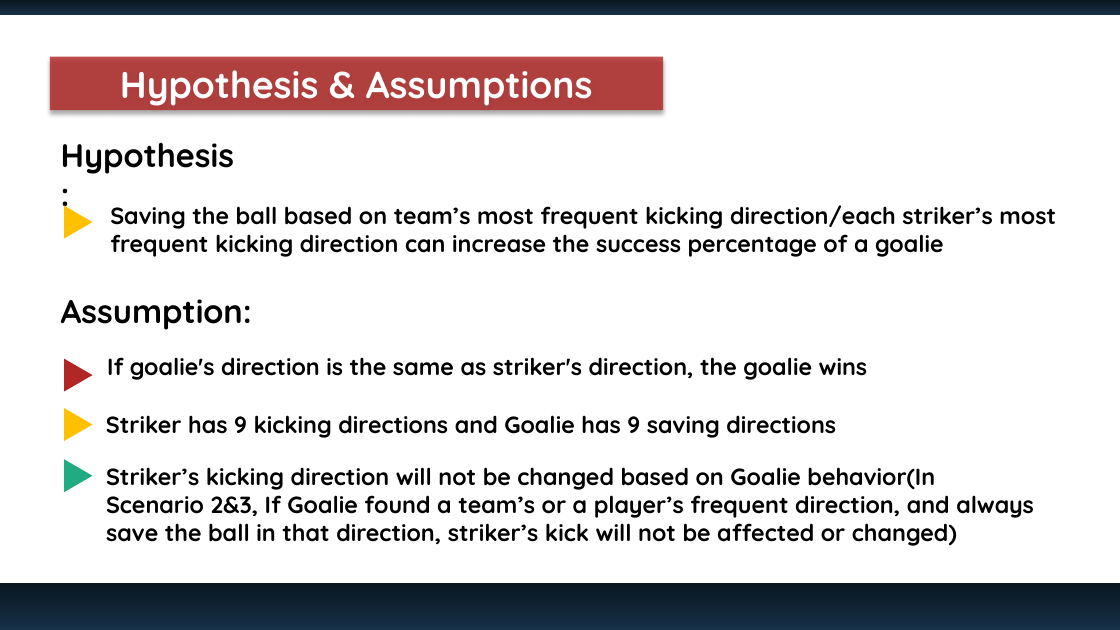
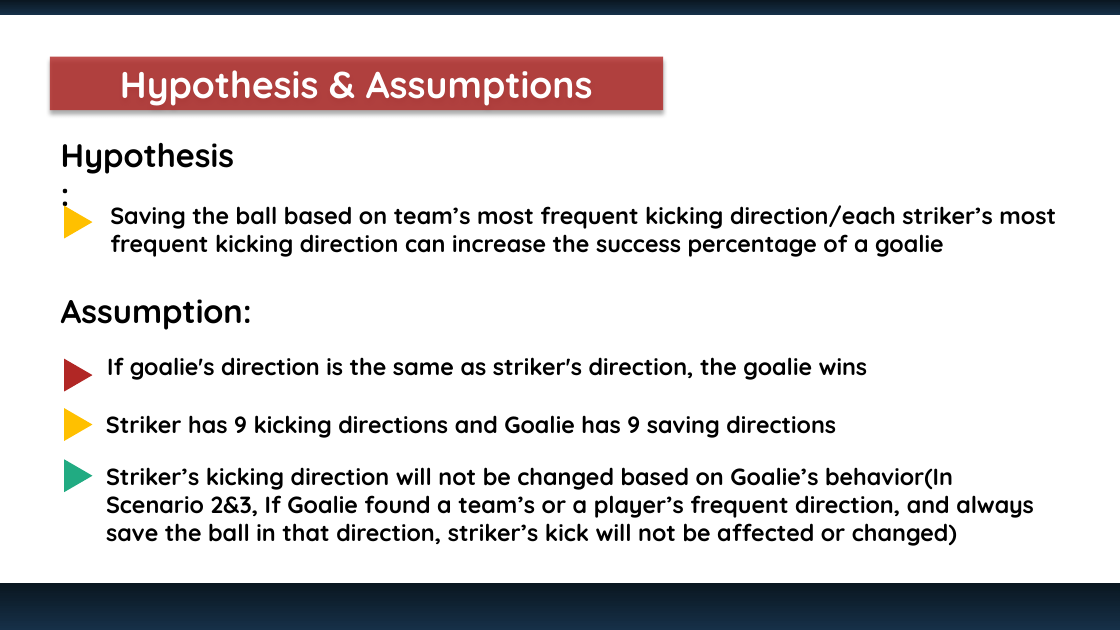
Before and after one commit to saloneeshah/Final-Project, a slide deck: slide 4 of Goalkeepr Success Rate Slide.pptx. Drawn at 1120x630 pixels with LibreOffice and Linux fonts; fonts in the diff are those of the drawing. Boxes give left, top, right and bottom in pixels: in the first picture for what was removed or moved away, otherwise in the second. Text is boxed around its words. In the diff, an @@ line names an element or a change of style, - is before the commit and + after.

Commit message:
Add files via upload
Updated

```diff
--- a/Goalkeepr Success Rate Slide.pptx
+++ b/Goalkeepr Success Rate Slide.pptx
@@ text at (x1=106, y1=467, x2=1034, y2=546): text changed @@
-Striker’s kicking direction will not be changed based on Goalie behavior(In Scenario 2&3, If Goalie found a team’s or a player’s frequent direction, and always save the ball in that direction, striker’s kick will not be affected or changed)
+Striker’s kicking direction will not be changed based on Goalie’s behavior(In Scenario 2&3, If Goalie found a team’s or a player’s frequent direction, and always save the ball in that direction, striker’s kick will not be affected or changed)
```
Also in this commit, not shown: 1 other slide changed.
